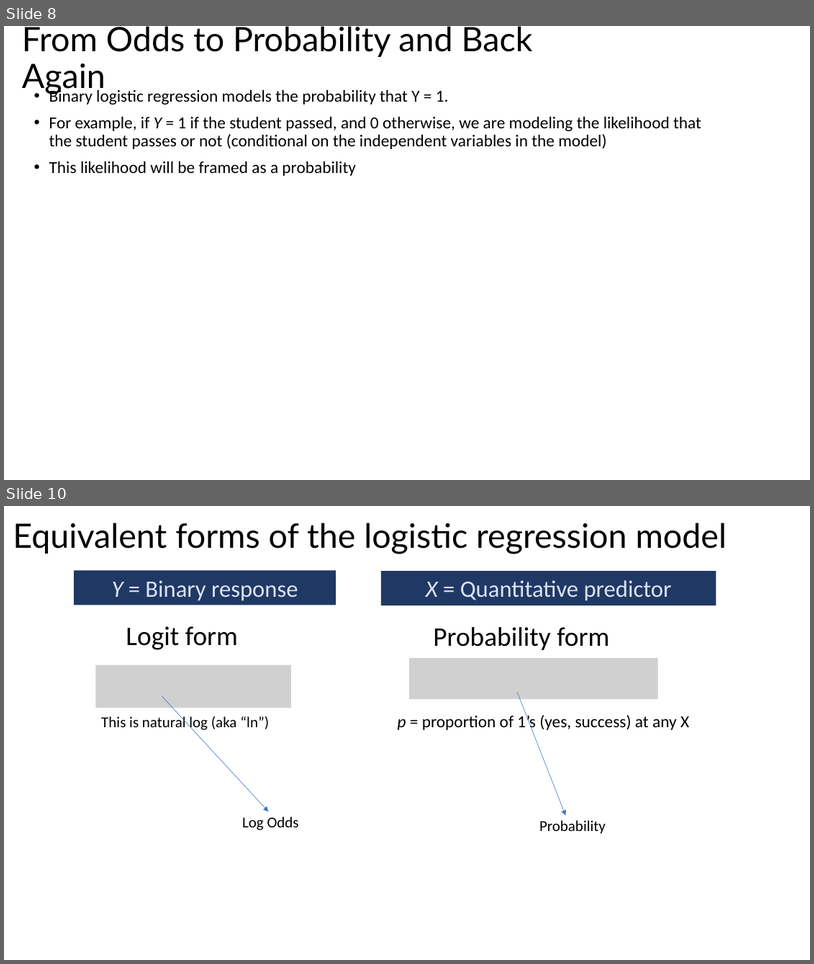
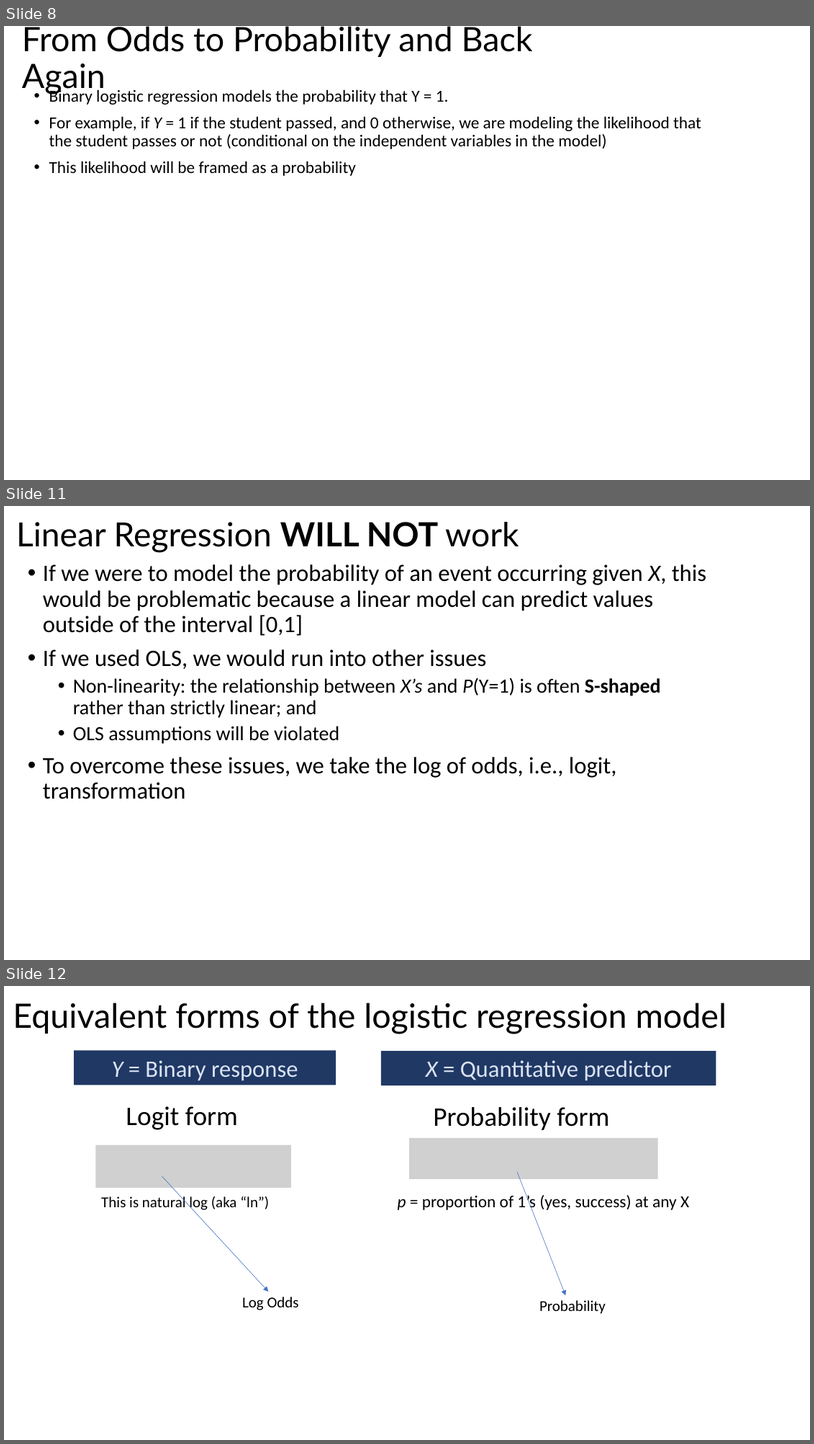
Before and after one commit to bigdataforsocialjustice/stats-for-social-justice, a slide deck: slides/logistic/logistic_regression.pptx. Shown one above the other, each under a label of ours: slides 8 and 10 before the commit, slides 8, 11 and 12 after it; the slides between them are not shown. The pictures are 814x964 and 814x1444 pixels, drawn with LibreOffice and Linux fonts; fonts in the diff are those of the drawing; grey boxes stand for pictures. Boxes give left, top, right and bottom in pixels: in the first picture for what was removed or moved away, otherwise in the second. Text is boxed around its words. In the diff, an @@ line names an element or a change of style, - is before the commit and + after.

```diff
--- a/slides/logistic/logistic_regression.pptx
+++ b/slides/logistic/logistic_regression.pptx
@@ slide 11 added at <box>4,506,810,960</box>, background #FFFFFF @@
@@ title added at <box>16,522,519,553</box>, 39.6 pt, text #000000 @@
+Linear Regression WILL NOT work
@@ text added at <box>43,564,707,799</box>, 28 pt, text #000000 @@
+• If we were to model the probability of an event occurring given X, this would be problematic because a linear model can predict values outside of the interval [0,1]
+• If we used OLS, we would run into other issues
+  • Non-linearity: the relationship between X’s and P(Y=1) is often S-shaped rather than strictly linear; and
+  • OLS assumptions will be violated
+• To overcome these issues, we take the log of odds, i.e., logit, transformation
@@ what was slide 10 is now slide 12 @@
```
Also in this commit, not shown: 3 slides changed, 1 other slide added.
